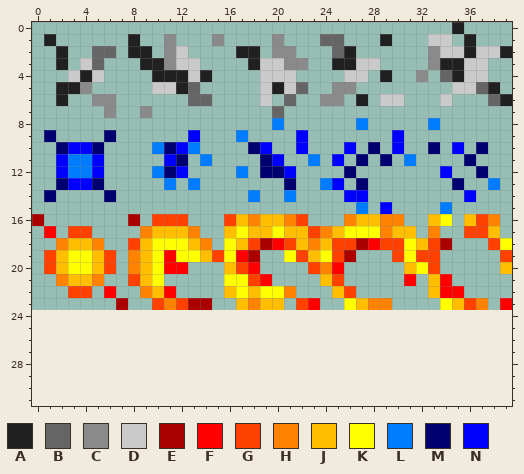
A pixel-art sprite gets an edit: assets/Images/shrapnel.png. Above is the file before it was changed.
The file is 40x24 pixels. The old version is drawn lined up with the new one, on the new canvas.
Palette (. is transparent): A #202020  B #656565  C #8a8a8a  D #cacaca  E #aa0000  F #ff0000  G #ff4100  H #ff8200  J #ffbe00  K #ffff00  L #007dff  M #000071  N #0000ff
Pixels before, first column x 0:
 0 ...................................A....
 1 .A......A..C...C....C...BB...A...DD.A...
 2 ..A..BB.AA.CD....AA.CC...BA......CDDADDA
 3 ..A.DB...AACDD....ADDCC..AADD....CAADD..
 4 ...DAD....AAADA....DDD....DD.A..C.BADD..
 5 ..AAC.....DDAB.....DADB..CC........DDBA.
 6 ..A..CC......BB....D.B..CC.A.DD...D...BA
 7 ......C..C..........B...................
 8 ....................L......L.....L......
 9 .M....M......N...L....N.......N.........
10 ..MNNM....LMNL....MN..N...N.M.N..M.N.M..
11 ..NLLN.....NM.L....MN..L.N.M.M.L....M...
12 ..NLLN....LMN....L.MMN....M.......N..M..
13 ..MNNM.....L.L.......M..LN.M.......M..L.
14 .M....M...........L..L....NN........N...
15 ...........................L.N....L.....
16 E.......E.GGG...GJHJJHG...HJJHH..JK.JGH.
17 .F.GG....HJJJH..JKJJKJJGHJKKKHJJ.H..GGJ.
18 ..HJJH..GJKKKJH.KJGEFGJHJGGEFGGKJGE...GK
19 .GJKKJG.HJKFKKJGKFE..KGJKGE...GKGG.....G
20 .GJKKJG.HJKFF...JGF....GHF.....JKG.....J
21 ..HJJH..GJK.....KKGF....JG.....F.JF.....
22 ...GG.F..HJF....JKJKKH...JG......JFF....
23 .......E..GHGEE..JHJJ.GF..KJHH....KJGH.F
Once edited:
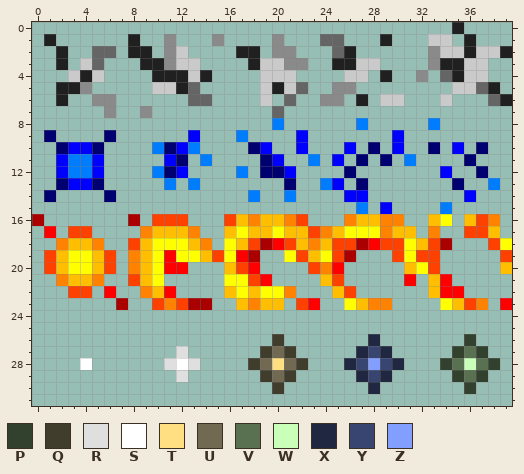
Colours new in this view: P #31412d  Q #413d2d  R #dfdfdf  S #ffffff  T #ffdf82  U #716951  V #597151  W #caffba  X #202841  Y #394571  Z #829eff
Commit: shrapnel rotation and centering
What changed:
canvas 40x24 -> 40x32
Changed rows in their new state; - is an unchanged pixel.
first column x 4:
26 ----------------Q-------X-------P--
27 --------R------QUQ-----XYX-----PVP-
28 S------RSR----QUTUQ---XYZYX---PVWVP
29 --------R------QUQ-----XYX-----PVP-
30 ----------------Q-------X-------P--
Changed places in both pictures, as pixel boxes (x1, y1, x2, y2):
added: (248, 334, 500, 394)
added: (164, 346, 200, 382)
added: (80, 358, 92, 370)
